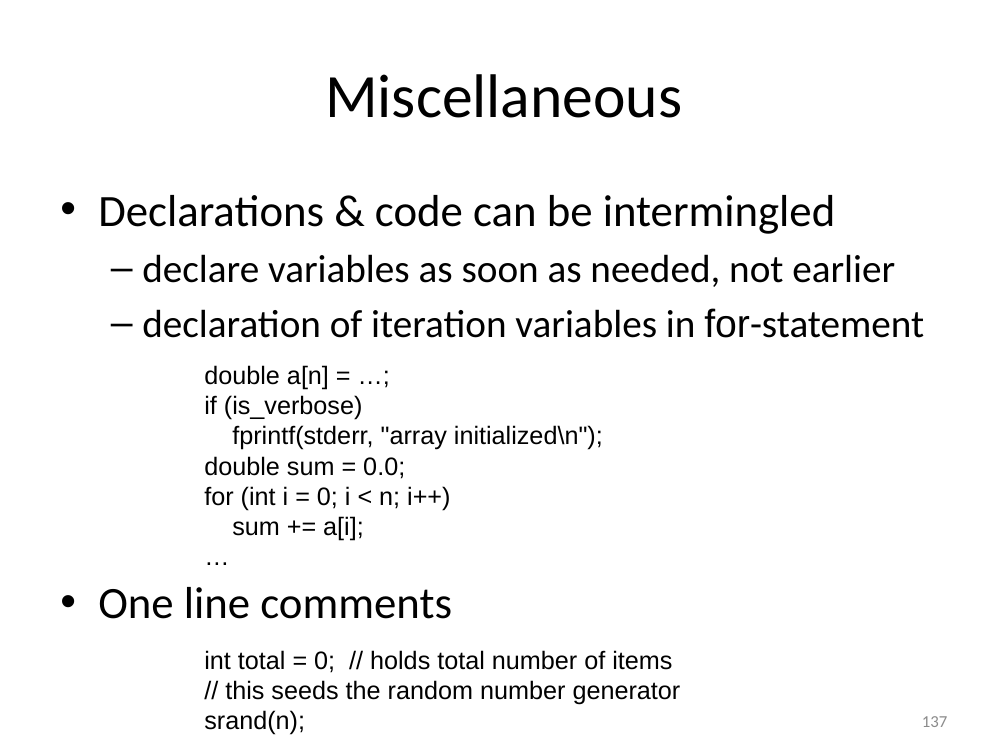
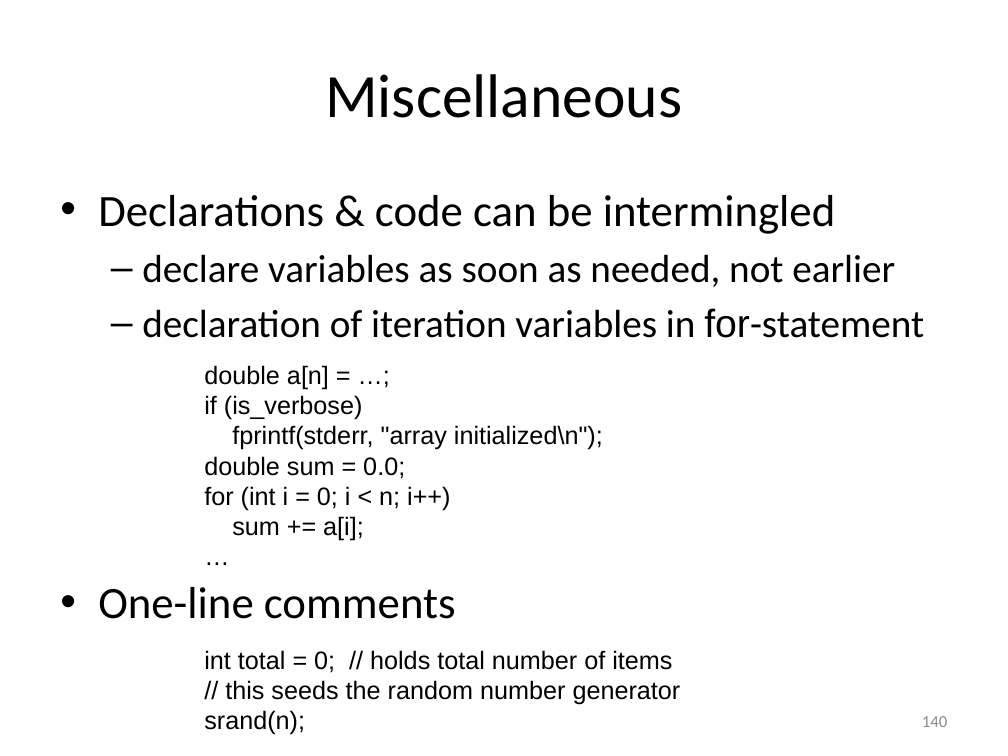
Before and after one commit to gjbex/Scientific-C, a slide deck: slide 140 of scientific_c.pptx (slide 137 before the commit). Drawn at 1008x756 pixels with LibreOffice and Linux fonts; fonts in the diff are those of the drawing. Boxes give left, top, right and bottom in pixels: in the first picture for what was removed or moved away, otherwise in the second. Text is boxed around its words. In the diff, an @@ line names an element or a change of style, - is before the commit and + after.

```diff
--- a/scientific_c.pptx
+++ b/scientific_c.pptx
@@ text at [98,587,456,619]: text changed @@
-• One line comments
+• One-line comments
@@ page number at [922,716,948,727]: text changed @@
-137
+140
```
Also in this commit, not shown: 7 other slides changed, 3 slides added.
